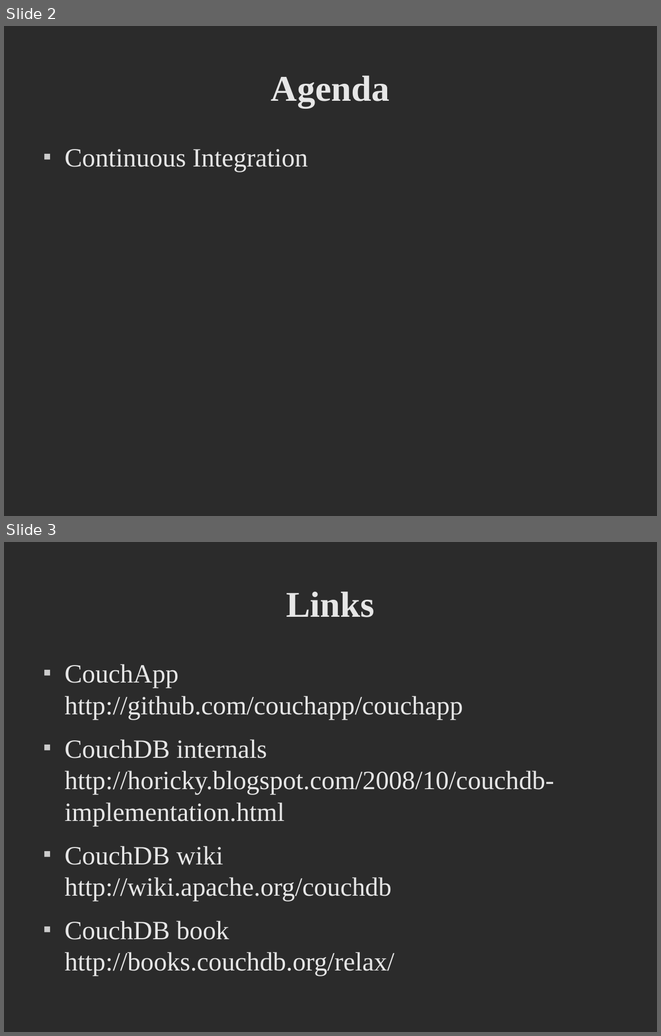
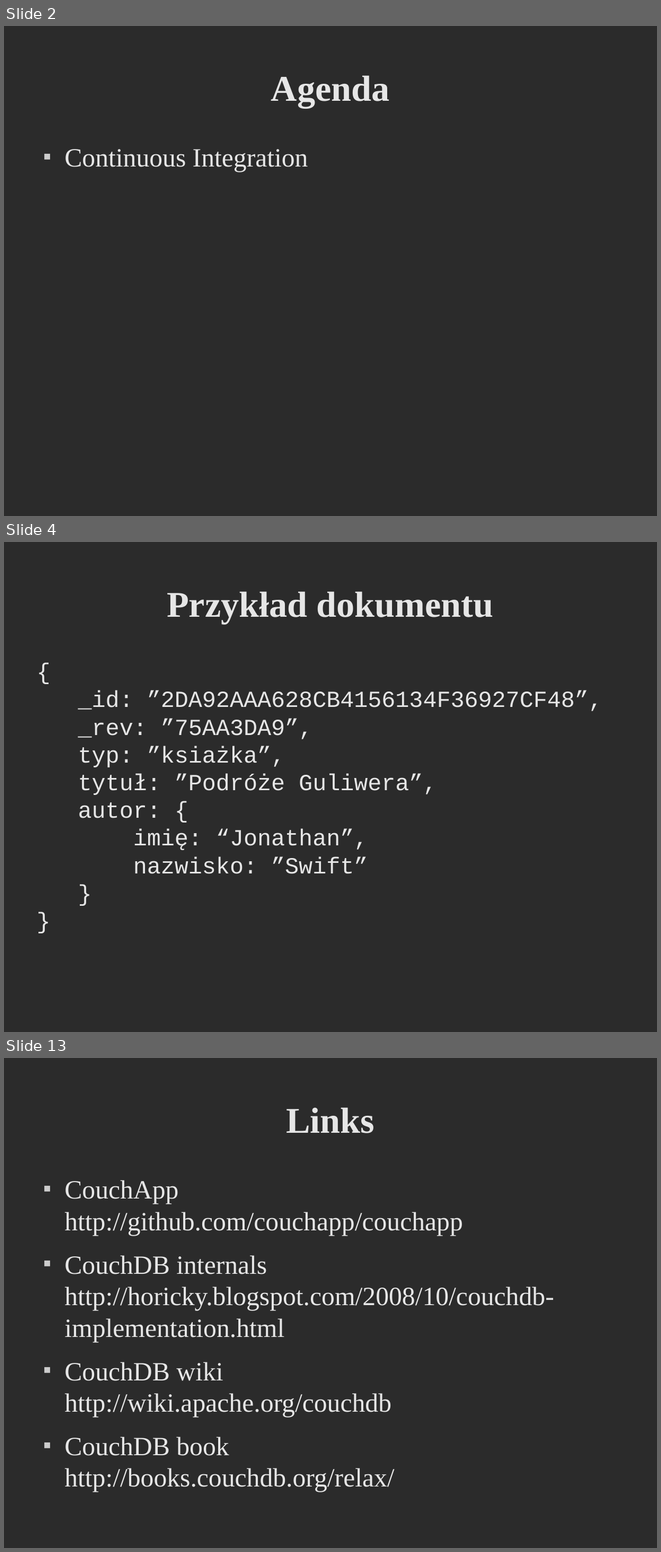
Before and after one commit to godfryd/checking-couchdb, a slide deck: checking-couchdb.odp. Shown one above the other, each under a label of ours: slides 2 and 3 before the commit, slides 2, 4 and 13 after it; the slides between them are not shown. The pictures are 661x1036 and 661x1552 pixels, drawn with LibreOffice and Linux fonts; fonts in the diff are those of the drawing; background and template pictures are left out; a plain dark background stands for a picture behind light text. Boxes give left, top, right and bottom in pixels: in the first picture for what was removed or moved away, otherwise in the second. Text is boxed around its words. In the diff, an @@ line names an element or a change of style, - is before the commit and + after.

```diff
--- a/checking-couchdb.odp
+++ b/checking-couchdb.odp
@@ slide 4 added at (4, 542, 657, 1032), background picture (left out) @@
@@ title added at (167, 591, 494, 624), 44 pt, text #E6E6E6, bold @@
+Przykład dokumentu
@@ text added at (78, 690, 602, 874), 28 pt, text #E6E6E6 @@
+{
+_id: ”2DA92AAA628CB4156134F36927CF48”,
+_rev: ”75AA3DA9”,
+typ: ”ksiażka”,
+tytuł: ”Podróże Guliwera”,
+autor: {
+imię: “Jonathan”,
+nazwisko: ”Swift”
+}
+}
@@ what was slide 3 is now slide 13 @@
```
Also in this commit, not shown: 10 other slides added, 1 other file.
